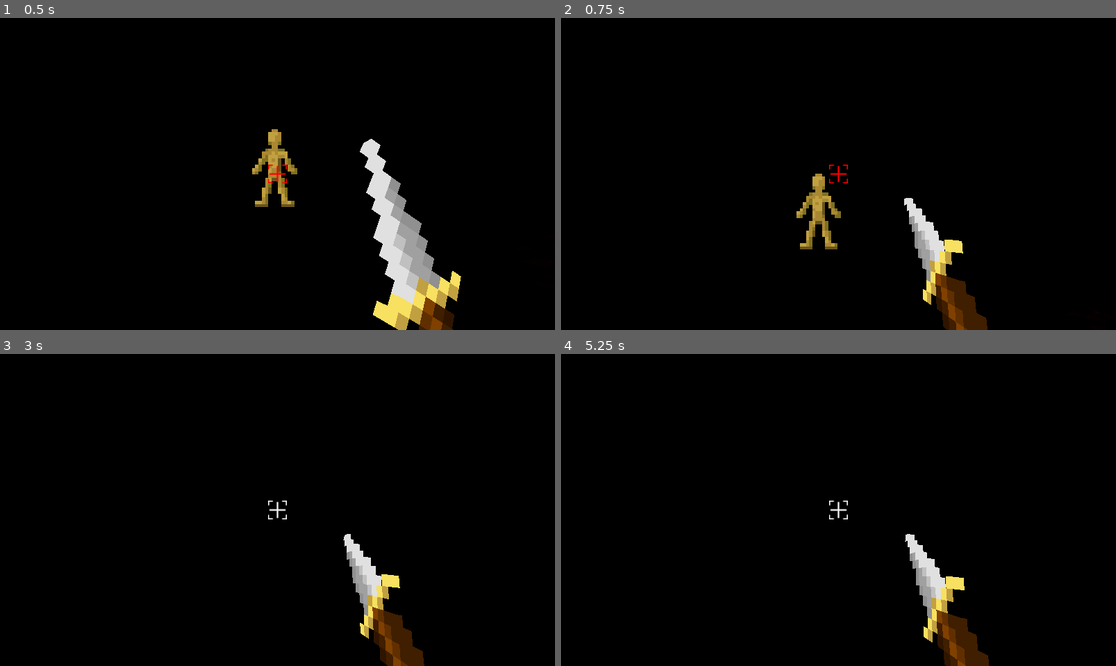
Above: before the commit, frames 1-4 (two rows, left to right).
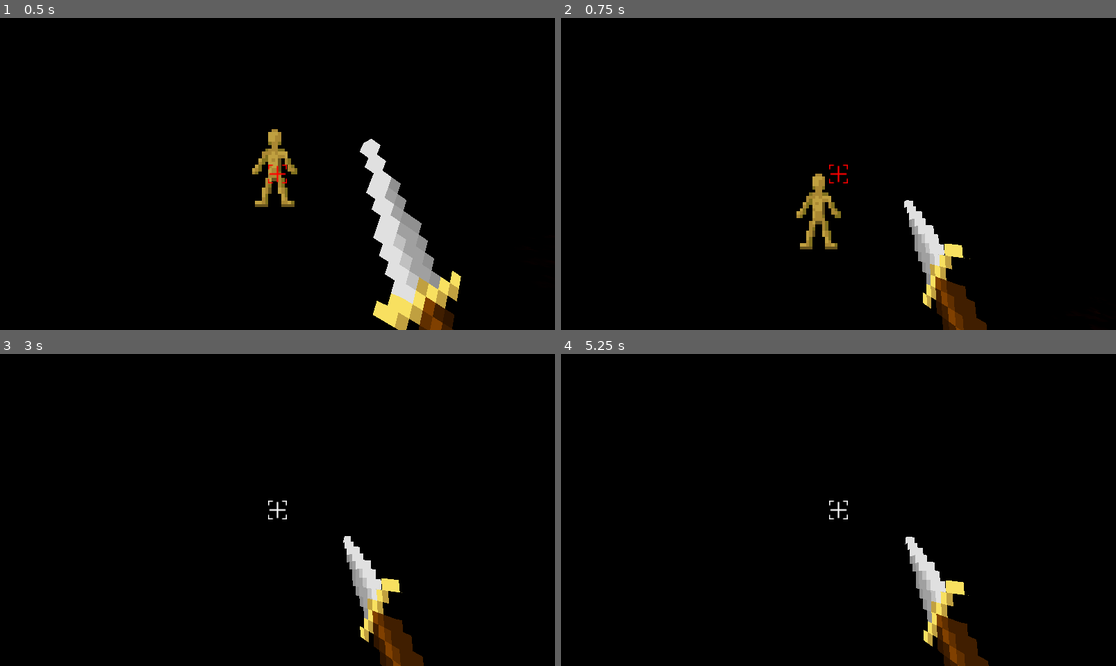
Above: after the commit, the same moments.

Repository: scicluna/crawleralpha
Game: Godot game, scene res://Test_Room.tscn
The game is run twice, just before and just after one commit, with the same random seed, the same clock (stepped at 60 frames per second) and the same inputs.
Inputs (mouse positions are in pixels of both pictures, inside the frame that each line leads up to):
- Up to frame 1 (0.5 s): no input
- Up to frame 2 (0.75 s): tap Enter (ui_accept) at 0.5 s; move the mouse to (960, 158) at 0.52 s; hold D (strafe_right) from 0.53 s (still down); click (960, 158) at 0.67 s
- Up to frame 3 (3 s): tap Enter (ui_accept) at 0.77, 1.52 s; move the mouse to (249, 510) at 1.27 s; release D (strafe_right) at 1.28 s; hold W (move_forward) from 1.28 s (still down); move the mouse to (288, 503) at 2.02 s; move the mouse to (271, 516) at 2.77 s; click (271, 516) at 2.92 s
- Up to frame 4 (5.25 s): keep holding W (move_forward); tap Enter (ui_accept) at 3.02, 3.77, 4.52 s; move the mouse to (877, 513) at 3.52 s; move the mouse to (794, 506) at 4.27 s; move the mouse to (844, 510) at 5.02 s; click (844, 510) at 5.17 s

Frame 1 is identical in both runs. In frame 2, 0.7% of the frame differs, in the area x 61-77%, y 57-100%; in frame 3, 0.7%; in frame 4, 0.7%, in the area x 61-78%, y 57-100%.

Commit message:
animations for dagger3 are done ready for voxel mass import in blender?

Diff:
--- a/Game/Items/Weapons/Scenes/dagger_2.tscn
+++ b/Game/Items/Weapons/Scenes/dagger_2.tscn
@@ -94,7 +94,7 @@
 }
 
 [node name="dagger2" type="Node3D"]
-transform = Transform3D(0.290313, -0.249083, -0.923945, 0.222947, 0.956565, -0.187824, 0.930597, -0.151463, 0.333236, 0.266, -0.25, -0.37)
+transform = Transform3D(0.290314, -0.249084, -0.923945, 0.222947, 0.956565, -0.187825, 0.930597, -0.151463, 0.333237, 0.266, -0.25, -0.37)
 script = ExtResource("1_uveal")
 metadata/_edit_group_ = true
 
--- a/Game/Items/Weapons/Scenes/dagger_3.tscn
+++ b/Game/Items/Weapons/Scenes/dagger_3.tscn
@@ -85,7 +85,7 @@
 "times": PackedFloat32Array(0, 1),
 "transitions": PackedFloat32Array(1, 1),
 "update": 0,
-"values": [Vector3(0.266, -0.25, -0.37), Vector3(0.181, -0.0689367, -1.11)]
+"values": [Vector3(0.266, -0.25, -0.37), Vector3(0.181, -0.157043, -1.11)]
 }
 tracks/1/type = "value"
 tracks/1/imported = false
@@ -136,7 +136,7 @@
 }
 
 [node name="dagger3" type="Node3D"]
-transform = Transform3D(0.00725784, -0.00622708, -0.0230986, 0.00557368, 0.0239141, -0.00469561, 0.0232649, -0.00378658, 0.0083309, 0.266, -0.25, -0.37)
+transform = Transform3D(0.00725784, -0.00622708, -0.0230986, 0.00557367, 0.0239141, -0.00469561, 0.0232649, -0.00378657, 0.00833091, 0.266, -0.25, -0.37)
 script = ExtResource("1_7fttc")
 metadata/_edit_group_ = true
 
